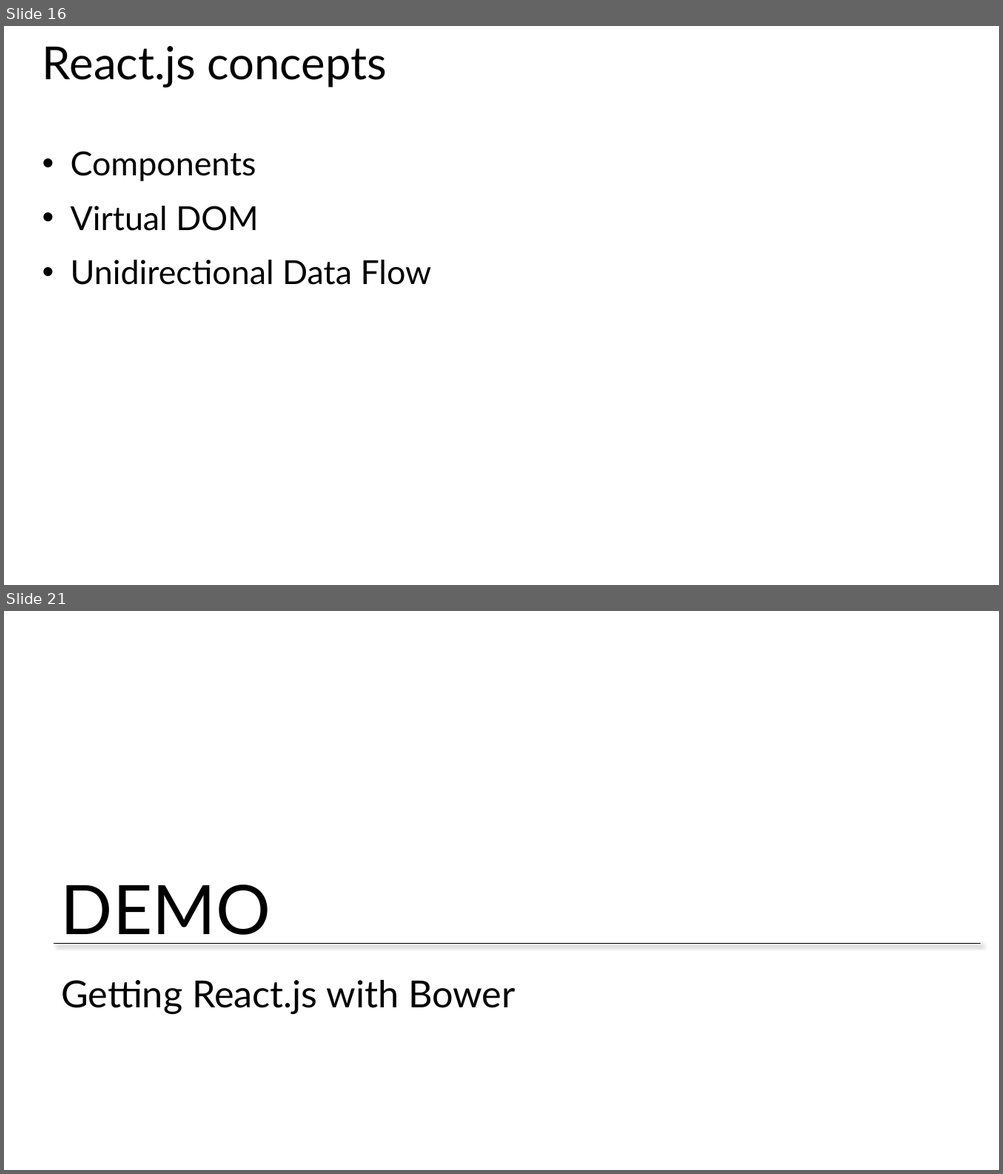
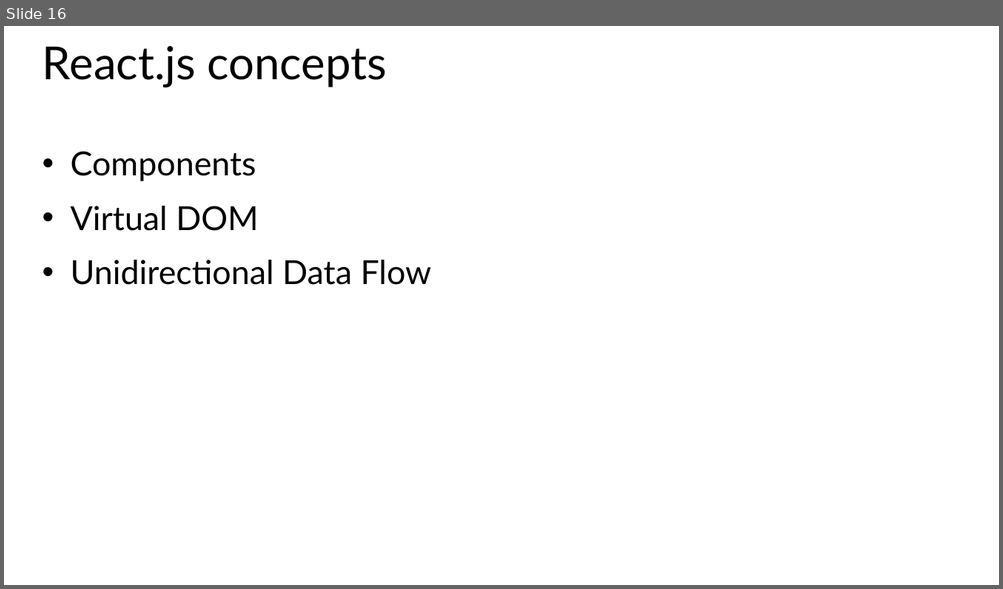
Before and after one commit to MicrosoftLearning/ReactJS, a slide deck: Slides/1 - Introducing React.pptx. Shown one above the other, each under a label of ours: slides 16 and 21 before the commit, slide 16 after it; the slides between them are not shown. The pictures are 1003x1174 and 1003x589 pixels, drawn with LibreOffice and Linux fonts; fonts in the diff are those of the drawing; background and template pictures are left out. Boxes give left, top, right and bottom in pixels: in the first picture for what was removed or moved away, otherwise in the second. Text is boxed around its words. In the diff, an @@ line names an element or a change of style, - is before the commit and + after.

```diff
--- a/Slides/1 - Introducing React.pptx
+++ b/Slides/1 - Introducing React.pptx
@@ slide 21 removed at [4,611,999,1170], background #FFFFFF @@
@@ text removed at [61,885,270,944] @@
-DEMO
@@ line removed from (54, 944) to (981, 944) @@
@@ title removed at [61,980,515,1014] @@
-Getting React.js with Bower
```
Also in this commit, not shown: 3 other slides removed, 3 other files.
